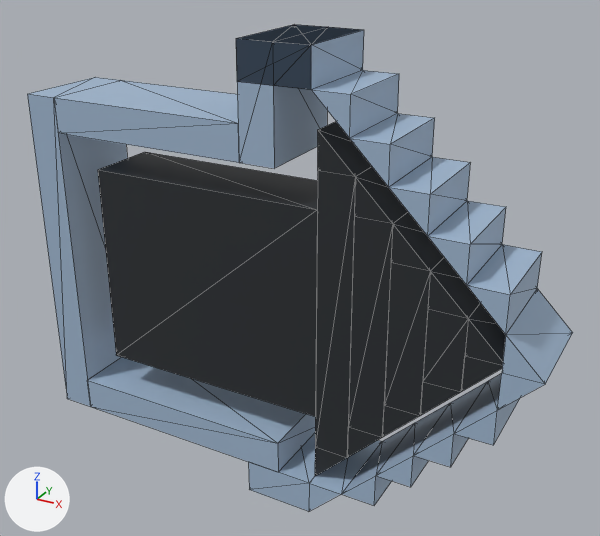
Before and after pictures for a commit that changed the glTF model hosted/img/arrowright.glb.
Rendered twice from a 50 mm camera at (10.93, -18.15, 9.9) aimed at (0.8, 0.26, 0.69). The lights are fixed; the arrows at lower left show +X, +Y and +Z. Mesh edges are drawn as thin lines. Vertices at the same position are counted once.

Objects in the first picture: 'generated(Clone)'.
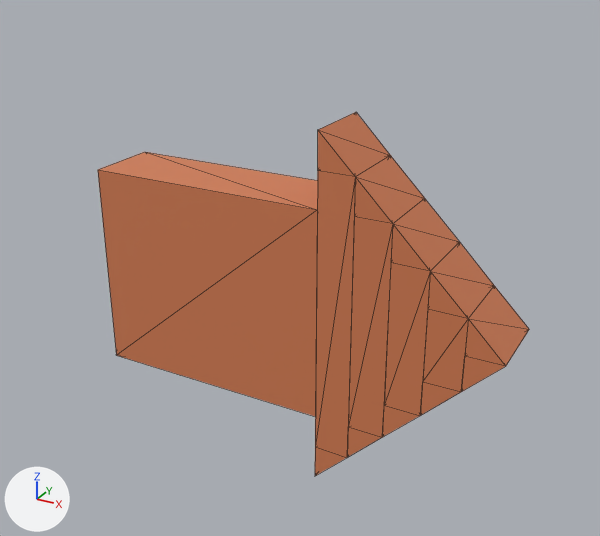
What differs and where, as boxes (x1, y1, x2, y2) in the pictures (600 x 536 px):
'generated(Clone)', reshaped (21% narrower, 25% shorter)
    before: (27, 25, 573, 511)
    after: (98, 112, 529, 476)
part 1 of me_instance, deleted (blue)
    before: (27, 25, 573, 511)
part 2 of me_instance, recoloured
    both: (98, 122, 506, 476)

Edits to the bpy script that builds the scene:
```text
Add mat_color0:
    mat_color0 = principled_material('color0')
    mat_color0.base_color = (0.658, 0.205, 0.0865)  # orange #d47d53
Change me_instance:
    used by ob_generated_clone; location = (0.0, 0.0, 0.0)
    remove me_instance.from_pydata(...)  # 132 vertices, 318 faces; spans x -7.0..8.0, y -1.4..1.4, z -6.0..7.0
    remove me_instance.materials.append(mat_color13)  # blue #a1b8d1
    add me_instance.from_pydata(...)  # 48 vertices, 140 faces; spans x -5.0..7.0, y -1.0..1.0, z -5.0..5.0
    me_instance part 1: the loose piece of 84 vertices spanning x -7.0..8.0, y -1.4..1.4, z -6.0..7.0 is deleted
    me_instance part 2: 120 faces spanning x -5.0..7.0, y -1.0..1.0, z -5.0..5.0 switch from mat_color14 (black #292d31) to mat_color0 (orange #d47d53)
```
